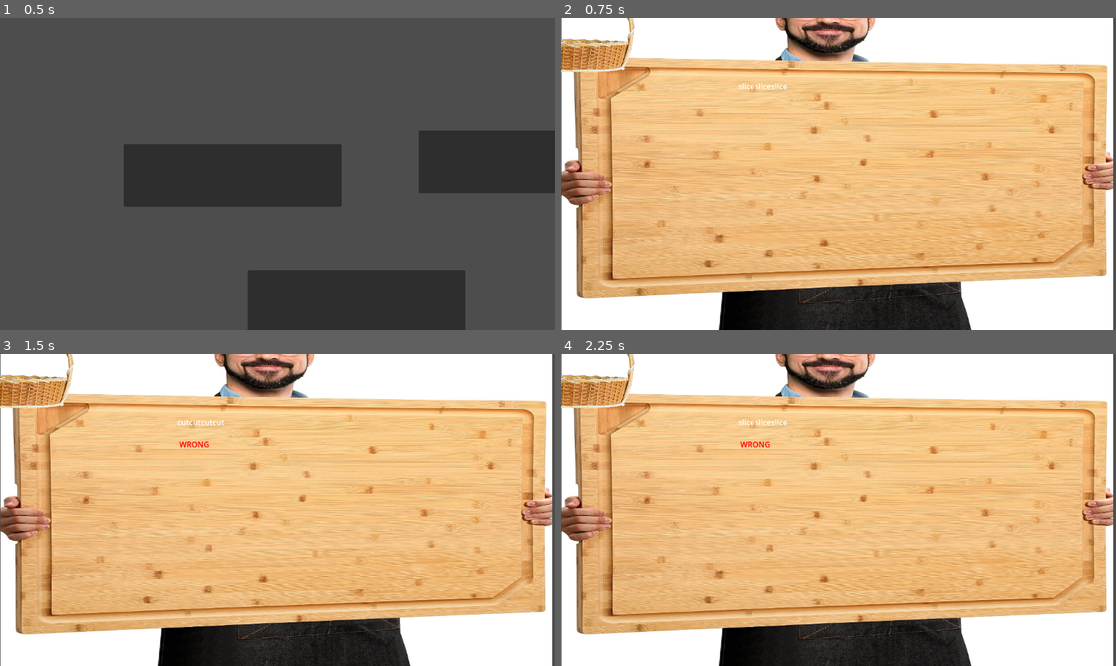
Above: before the commit, frames 1-4 (two rows, left to right).
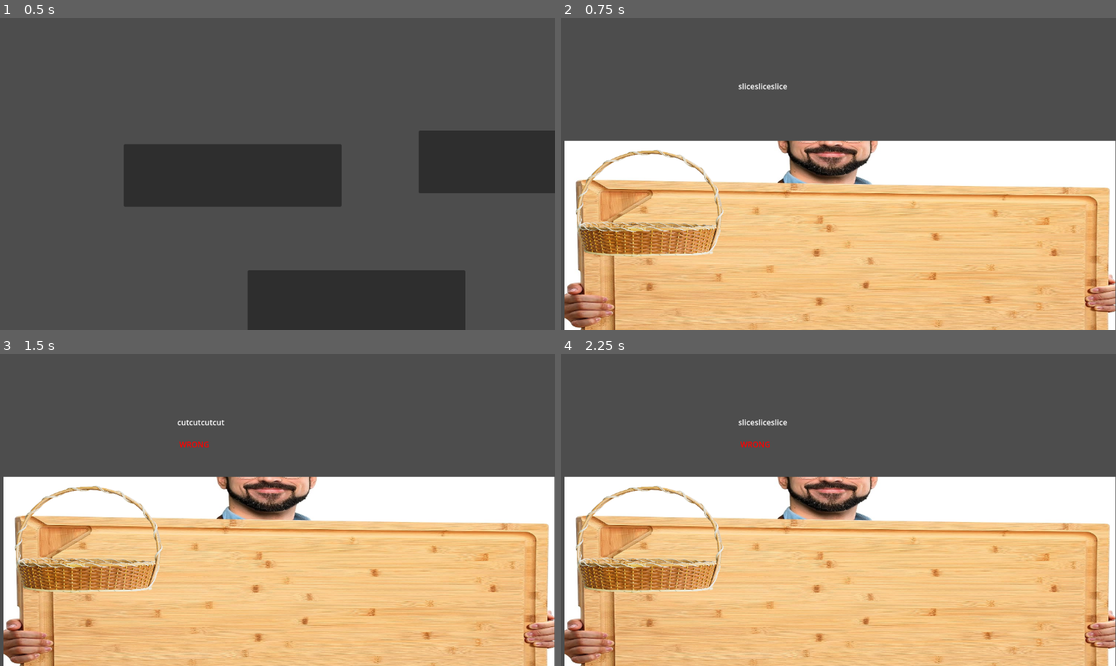
Above: after the commit, the same moments.

Repository: dacooler/TheGameTimeWarpingKitchenTheTimeCookingSimulatorTheGame2026Jam
Game: Godot game, scene res://scenes/main.tscn
Two runs of this game, one before a commit and one after it. Both use one fixed random seed, a clock stepped at 60 frames per second and the inputs below.
Inputs (mouse positions are in pixels of both pictures, inside the frame that each line leads up to):
- Up to frame 1 (0.5 s): no input
- Up to frame 2 (0.75 s): click (916, 301) at 0.5 s
- Up to frame 3 (1.5 s): tap Enter at 1.25, 1.35 s; move the mouse to (399, 494) at 1.27 s; click (399, 494) at 1.42 s
- Up to frame 4 (2.25 s): tap Space at 2 s; drag from (727, 525) to (561, 391) at 2.02 s

Frame 1 is identical in both runs. In frame 2, 81% of the frame differs, in the area x 0-100%, y 0-100%; in frame 3, 81%; in frame 4, 81%.

Commit message:
rewriting cooking a little

Diff:
--- a/the-game-time-warping-kitchen-the-time-cooking-simulator-the-game-2026-jam/scenes/hacker.tscn
+++ b/the-game-time-warping-kitchen-the-time-cooking-simulator-the-game-2026-jam/scenes/hacker.tscn
@@ -10,6 +10,9 @@
 [ext_resource type="Texture2D" uid="uid://b5rcftq5usjc3" path="res://images/cuttingboard.jpg" id="8_jcnlv"]
 [ext_resource type="AudioStream" uid="uid://csmwxg2mc310x" path="res://audio/sfx/error.wav" id="8_qvh4k"]
 [ext_resource type="PackedScene" uid="uid://dgugmtsxvgb82" path="res://scenes/prefabs/basket.tscn" id="9_pvidj"]
+
+[sub_resource type="RectangleShape2D" id="RectangleShape2D_ii7jg"]
+size = Vector2(1091, 101)
 
 [sub_resource type="AudioStreamRandomizer" id="AudioStreamRandomizer_ii7jg"]
 streams_count = 3
@@ -25,8 +28,17 @@
 
 [sub_resource type="QuadMesh" id="QuadMesh_j2lhl"]
 
+[sub_resource type="RectangleShape2D" id="RectangleShape2D_m1b0l"]
+size = Vector2(1.0114444, 0.3917923)
+
 [node name="Node2D" type="Node2D" unique_id=1352010802]
 script = ExtResource("1_xhhnb")
+
+[node name="Area2D" type="Area2D" parent="." unique_id=79635887]
+
+[node name="CollisionShape2D" type="CollisionShape2D" parent="Area2D" unique_id=838612427]
+position = Vector2(591, 598)
+shape = SubResource("RectangleShape2D_ii7jg")
 
 [node name="CutPlayer" type="AudioStreamPlayer2D" parent="." unique_id=779732461]
 stream = SubResource("AudioStreamRandomizer_ii7jg")
@@ -44,11 +56,21 @@
 offset_right = 765.0
 offset_bottom = 336.00003
 
-[node name="MeshInstance2D" type="MeshInstance2D" parent="." unique_id=170348588]
-position = Vector2(573.9486, 324.48712)
-rotation = -3.1415927
+[node name="Basket" parent="." unique_id=1565680274 instance=ExtResource("9_pvidj")]
+position = Vector2(183, 382)
+
+[node name="CuttingBoard" type="StaticBody2D" parent="." unique_id=593789637]
+
+[node name="MeshInstance2D" type="MeshInstance2D" parent="CuttingBoard" unique_id=170348588]
+z_index = -1
+position = Vector2(579.00006, 578.99994)
+rotation = 3.1415925
 scale = Vector2(1144.8972, 647.97424)
 mesh = SubResource("QuadMesh_j2lhl")
 texture = ExtResource("8_jcnlv")
 
-[node name="Basket" parent="." unique_id=1565680274 instance=ExtResource("9_pvidj")]
+[node name="CollisionShape2D" type="CollisionShape2D" parent="CuttingBoard" unique_id=2106542180]
+position = Vector2(572.00006, 774.00006)
+rotation = 3.1415925
+scale = Vector2(1144.8972, 647.97424)
+shape = SubResource("RectangleShape2D_m1b0l")
--- a/the-game-time-warping-kitchen-the-time-cooking-simulator-the-game-2026-jam/scenes/steaka.gd
+++ b/the-game-time-warping-kitchen-the-time-cooking-simulator-the-game-2026-jam/scenes/steaka.gd
@@ -16,8 +16,6 @@
 
 # Called every frame. 'delta' is the elapsed time since the previous frame.
 func _process(delta: float) -> void:
-
-
 	if (cooking.is_empty()):
 		return
 	cookedPercent += delta * cookingSpeed
@@ -29,12 +27,20 @@
 	else:
 		cooking = {Globals.Produce.ASH : 1}
 
-func _stop_cooking():
+func _remove_cooking_produce(produce: Globals.Produce):
 	cookedPercent = 0
-	for produce in cooking:
-		basket.add_produce(produce)
+	var amount = cooking.get(produce)
+	if(amount == 1):
+		cooking.erase(produce)
+	else:
+		cooking.set(produce, amount - 1)
+
 
 func _add_cooking_produce(produce: Globals.Produce):
 	basket.remove_produce(produce)
-	cooking.get_or_add(produce, 1)
+	if cooking.has(produce):
+		var amount = cooking.get(produce)
+		cooking.set(produce, amount + 1)
+	else:
+		cooking.set(produce, 1)
 	cookedPercent = 0
--- a/the-game-time-warping-kitchen-the-time-cooking-simulator-the-game-2026-jam/scenes/steaka.tscn
+++ b/the-game-time-warping-kitchen-the-time-cooking-simulator-the-game-2026-jam/scenes/steaka.tscn
@@ -6,15 +6,30 @@
 
 [sub_resource type="QuadMesh" id="QuadMesh_o5rkf"]
 
+[sub_resource type="RectangleShape2D" id="RectangleShape2D_ii7jg"]
+size = Vector2(541, 85)
+
 [node name="Node2D" type="Node2D" unique_id=82442031]
 script = ExtResource("1_o5rkf")
 cookingSpeed = 1.0
 
-[node name="MeshInstance2D" type="MeshInstance2D" parent="." unique_id=117857047]
-position = Vector2(576.12494, 323.625)
-scale = Vector2(1153.7499, -644.74994)
+[node name="Basket" parent="." unique_id=626660133 instance=ExtResource("3_e2was")]
+position = Vector2(102, 506)
+
+[node name="FryingPan" type="StaticBody2D" parent="." unique_id=602204839]
+
+[node name="MeshInstance2D" type="MeshInstance2D" parent="FryingPan" unique_id=117857047]
+z_index = -1
+position = Vector2(419.31253, 387.00006)
+scale = Vector2(975.37506, -252.00002)
 mesh = SubResource("QuadMesh_o5rkf")
 texture = ExtResource("2_5pugn")
 
-[node name="Basket" parent="." unique_id=626660133 instance=ExtResource("3_e2was")]
-position = Vector2(163, 518)
+[node name="CollisionPolygon2D" type="CollisionPolygon2D" parent="FryingPan" unique_id=2143143460]
+polygon = PackedVector2Array(309, 365, 374, 433, 792, 436, 857, 372, 796, 454, 366, 450)
+
+[node name="Area2D" type="Area2D" parent="." unique_id=1812641994]
+
+[node name="CollisionShape2D" type="CollisionShape2D" parent="Area2D" unique_id=1462211614]
+position = Vector2(583.5, 406.5)
+shape = SubResource("RectangleShape2D_ii7jg")
Binary file changed: the-game-time-warping-kitchen-the-time-cooking-simulator-the-game-2026-jam/images/fryingpan.jpg
